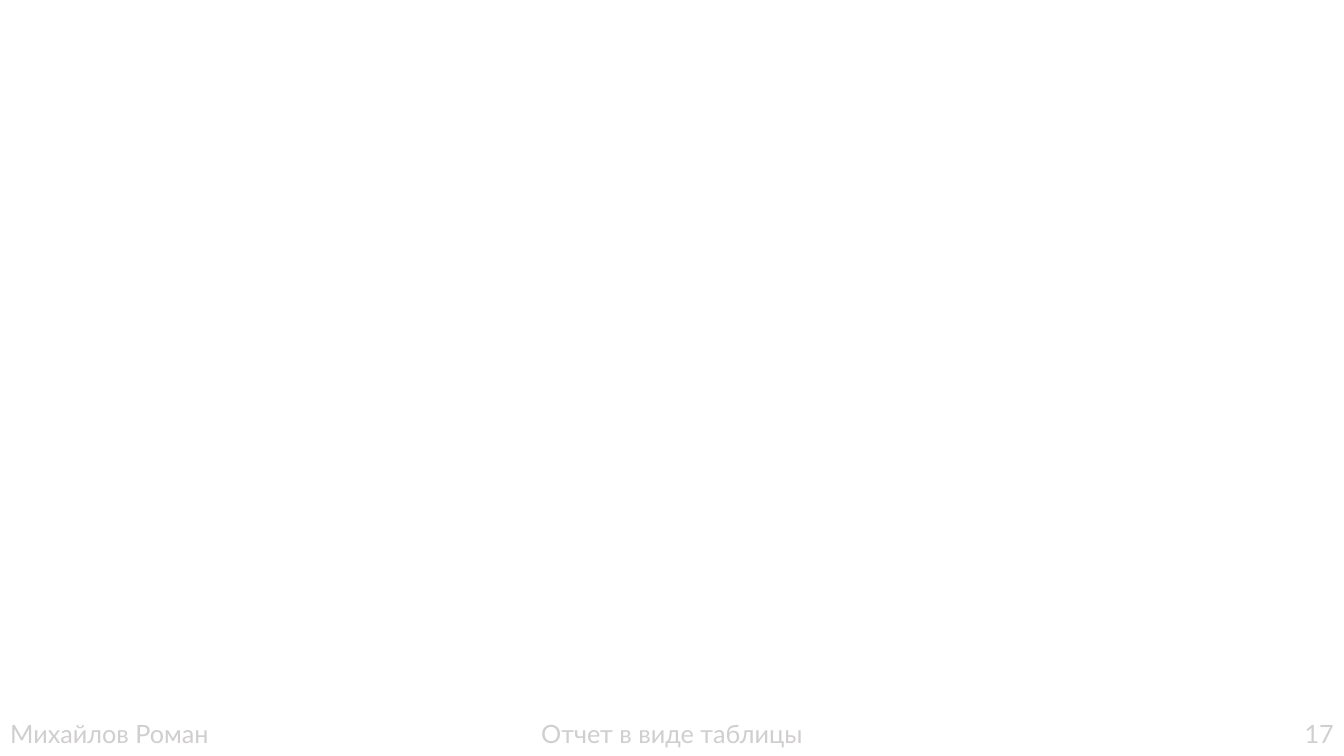
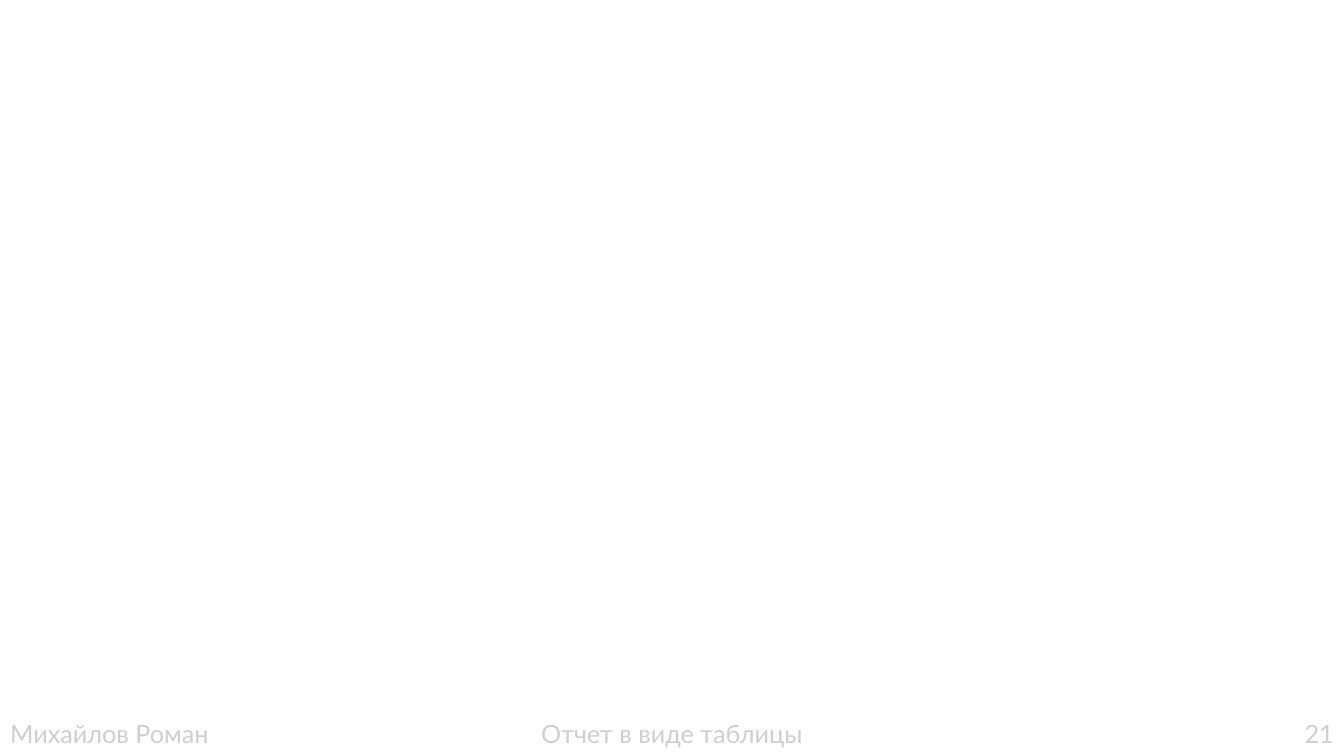
Before and after one commit to ccrayp/warehouse, a slide deck: slide 21 of documents/Защита/БД_Склад_Михайлов_Р_А.pptx (slide 17 before the commit). Drawn at 1344x756 pixels with LibreOffice and Linux fonts; fonts in the diff are those of the drawing; background and template pictures are left out. Boxes give left, top, right and bottom in pixels: in the first picture for what was removed or moved away, otherwise in the second. Text is boxed around its words. In the diff, an @@ line names an element or a change of style, - is before the commit and + after.

```diff
--- a/documents/Защита/БД_Склад_Михайлов_Р_А.pptx
+++ b/documents/Защита/БД_Склад_Михайлов_Р_А.pptx
@@ table at bbox=[0, 714, 1343, 756] @@
-row 1, column 3: 17
+row 1, column 3: 21
```
Also in this commit, not shown: 20 other slides changed, 4 slides added, 13 other files.
